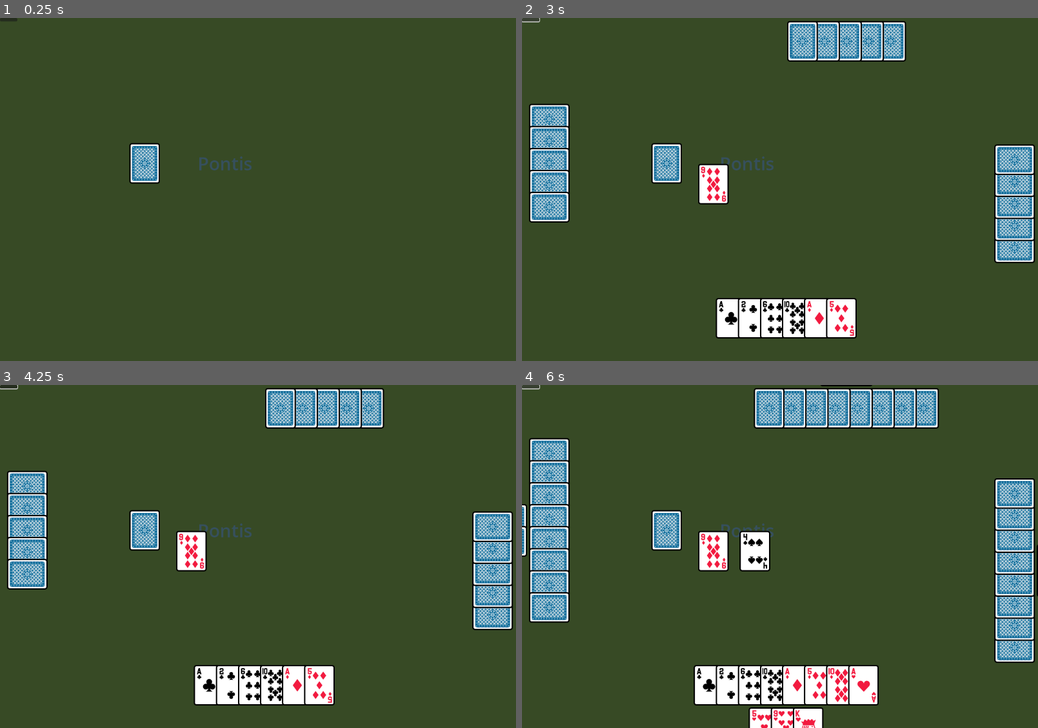
Above: before the commit, frames 1-4 (two rows, left to right).
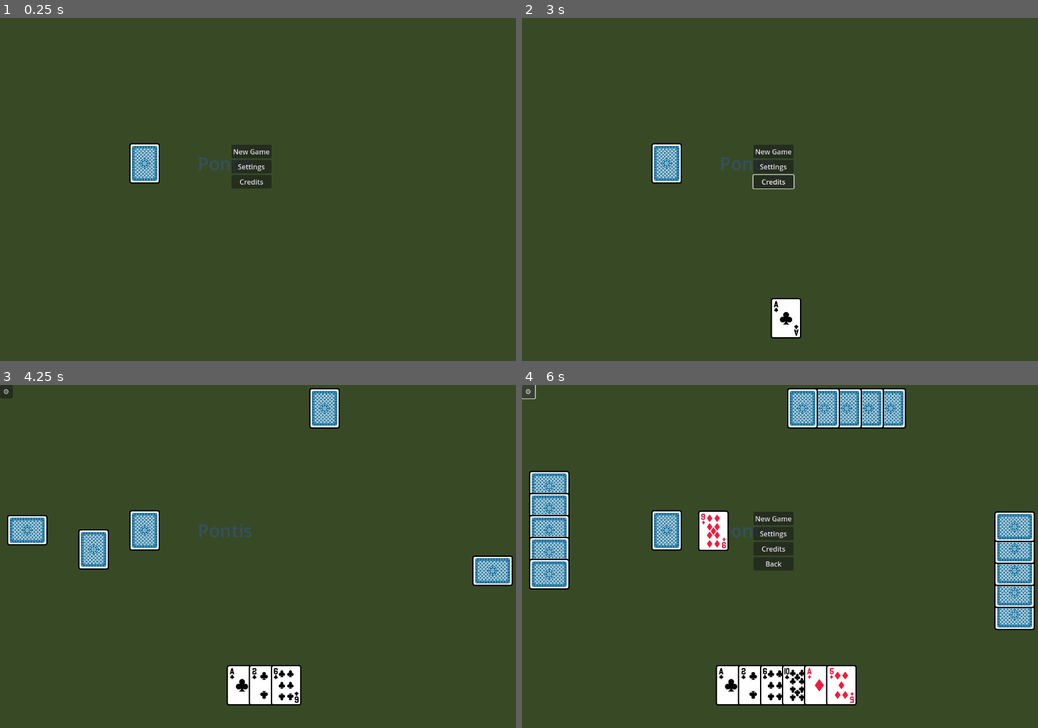
Above: after the commit, the same moments.

Repository: mikhail-zvinchuk/Pontis_Godot
Game: Godot game, scene res://scenes/GameTable.tscn
Same seed, same stepped clock (60 frames per second), same inputs: the game is played once before the commit and once after it.
Inputs (mouse positions are in pixels of both pictures, inside the frame that each line leads up to):
- Up to frame 1 (0.25 s): no input
- Up to frame 2 (3 s): click (666, 162) at 0.5 s; click (774, 165) at 1.25 s, where only the run after the commit has a clickable "Settings"; click (774, 182) at 2 s, where only the run after the commit has a clickable "Credits"; click (532, 21) at 2.77 s
- Up to frame 3 (4.25 s): click (252, 518) at 3.5 s, where only the run after the commit has a clickable "New Game"
- Up to frame 4 (6 s): click (527, 391) at 4.25 s, where only the run after the commit has a clickable "⚙"; click (774, 563) at 5 s, where only the run after the commit has a clickable "Back"; click (532, 388) at 5.77 s

The runs differ from the first frame. In frame 1, 0.9% of the frame differs, in the area x 0-53%, y 0-50%; in frame 2, 13%; in frame 3, 10%; in frame 4, 15%, in the area x 0-100%, y 0-100%.

Commit message:
Adds lot's of small improvements

Diff:
--- /dev/null
+++ b/scenes/Credits.tscn
@@ -0,0 +1,15 @@
+[gd_scene format=3 uid="uid://vscfv8gneg0"]
+
+[node name="Credits" type="Control"]
+layout_mode = 3
+anchors_preset = 15
+anchor_right = 1.0
+anchor_bottom = 1.0
+grow_horizontal = 2
+grow_vertical = 2
+
+[node name="Label" type="Label" parent="."]
+layout_mode = 0
+offset_right = 40.0
+offset_bottom = 23.0
+text = "Credits go here"
--- a/scenes/GameTable.tscn
+++ b/scenes/GameTable.tscn
@@ -1,14 +1,16 @@
-[gd_scene load_steps=6 format=3 uid="uid://4nyaa4pbtnlu"]
+[gd_scene load_steps=7 format=3 uid="uid://4nyaa4pbtnlu"]
 
 [ext_resource type="PackedScene" uid="uid://cie6s8373brxb" path="res://scenes/ParticipantsHand.tscn" id="1_5j8fh"]
 [ext_resource type="PackedScene" uid="uid://bq517aew6pkkl" path="res://scenes/Deck.tscn" id="1_cdw03"]
 [ext_resource type="Script" path="res://scripts/GameTable.gd" id="1_r2y23"]
 [ext_resource type="PackedScene" uid="uid://csm72u71wllj7" path="res://scenes/PlayersField.tscn" id="2_0lhrf"]
 [ext_resource type="PackedScene" uid="uid://c7kiu5mm8n877" path="res://scenes/Pontis.tscn" id="2_2bwdj"]
+[ext_resource type="PackedScene" uid="uid://fahpglxxt0j" path="res://scenes/Menu.tscn" id="6_j2clm"]
 
-[node name="Node2D" type="Node"]
+[node name="Master" type="Node"]
 
 [node name="GameTable" type="Node2D" parent="."]
+unique_name_in_owner = true
 script = ExtResource("1_r2y23")
 
 [node name="ColorRect" type="ColorRect" parent="GameTable"]
@@ -17,6 +19,7 @@
 color = Color(0.215686, 0.290196, 0.145098, 1)
 
 [node name="Deck" parent="GameTable" instance=ExtResource("1_cdw03")]
+unique_name_in_owner = true
 offset_left = 299.0
 offset_top = 290.0
 offset_right = 370.0
@@ -57,11 +60,18 @@
 [node name="ParticipantsHand" parent="PlayersField4" instance=ExtResource("1_5j8fh")]
 position = Vector2(117, 99)
 
-[node name="UI buttons" type="VBoxContainer" parent="."]
-offset_right = 40.0
-offset_bottom = 40.0
+[node name="Menu" parent="." instance=ExtResource("6_j2clm")]
+unique_name_in_owner = true
+offset_left = 535.0
+offset_top = 294.0
+offset_right = 535.0
+offset_bottom = 294.0
 
-[node name="StartGameButton" type="Button" parent="UI buttons"]
-layout_mode = 2
+[node name="SettingsButton" type="Button" parent="."]
+unique_name_in_owner = true
+visible = false
+offset_right = 30.0
+offset_bottom = 31.0
+text = "⚙"
 
-[connection signal="pressed" from="UI buttons/StartGameButton" to="GameTable" method="_on_start_game_button_pressed"]
+[connection signal="pressed" from="SettingsButton" to="Menu" method="_on_settings_button_pressed"]
--- /dev/null
+++ b/scenes/Menu.tscn
@@ -0,0 +1,41 @@
+[gd_scene load_steps=2 format=3 uid="uid://fahpglxxt0j"]
+
+[ext_resource type="Script" path="res://scripts/Menu.gd" id="1_g0mo5"]
+
+[node name="Menu" type="Control"]
+layout_mode = 3
+anchors_preset = 15
+anchor_right = 1.0
+anchor_bottom = 1.0
+grow_horizontal = 2
+grow_vertical = 2
+script = ExtResource("1_g0mo5")
+
+[node name="VBoxContainer" type="VBoxContainer" parent="."]
+layout_mode = 0
+offset_right = 40.0
+offset_bottom = 40.0
+
+[node name="New Game" type="Button" parent="VBoxContainer"]
+layout_mode = 2
+text = "New Game"
+
+[node name="Settings" type="Button" parent="VBoxContainer"]
+layout_mode = 2
+text = "Settings"
+
+[node name="Credits" type="Button" parent="VBoxContainer"]
+layout_mode = 2
+text = "Credits
+"
+
+[node name="Back" type="Button" parent="VBoxContainer"]
+visible = false
+layout_mode = 2
+text = "Back
+"
+
+[connection signal="pressed" from="VBoxContainer/New Game" to="." method="_on_new_game_pressed"]
+[connection signal="pressed" from="VBoxContainer/Settings" to="." method="_on_settings_pressed"]
+[connection signal="pressed" from="VBoxContainer/Credits" to="." method="_on_credits_pressed"]
+[connection signal="pressed" from="VBoxContainer/Back" to="." method="_on_back_pressed"]
--- a/scenes/ParticipantsHand.tscn
+++ b/scenes/ParticipantsHand.tscn
@@ -12,3 +12,6 @@
 offset_bottom = 96.0
 theme_override_constants/h_separation = -20
 alignment = 1
+
+[node name="CardReciever" type="Node2D" parent="."]
+position = Vector2(238, 47)
--- a/scenes/Pontis.tscn
+++ b/scenes/Pontis.tscn
@@ -20,6 +20,11 @@
 
 [node name="CardsContainer" type="HFlowContainer" parent="."]
 layout_direction = 2
+anchors_preset = 4
+anchor_top = 0.5
+anchor_bottom = 0.5
+offset_top = -39.5
 offset_right = 711.0
-offset_bottom = 79.0
-theme_override_constants/h_separation = 25
+offset_bottom = 39.5
+grow_vertical = 2
+theme_override_constants/h_separation = -20
--- /dev/null
+++ b/scenes/Settings.tscn
@@ -0,0 +1,15 @@
+[gd_scene format=3 uid="uid://c0psgy528unnm"]
+
+[node name="Settings" type="Control"]
+layout_mode = 3
+anchors_preset = 15
+anchor_right = 1.0
+anchor_bottom = 1.0
+grow_horizontal = 2
+grow_vertical = 2
+
+[node name="Label" type="Label" parent="."]
+layout_mode = 0
+offset_right = 40.0
+offset_bottom = 23.0
+text = "Settings will be here"
--- /dev/null
+++ b/scripts/Abstractions/NPC.gd
@@ -0,0 +1 @@
+extends Object
--- a/scripts/Participant.gd
+++ b/scripts/Abstractions/Participant.gd
@@ -17,8 +17,10 @@
 	hand = participant_hand
 	dealer = dealler
 	type = player_type
+	hand.card_ready_for_pontis.connect(player_retrun_card)
+	pass
 
-	pass
+
 # Turn consists of several choice groups
 #  Draw card from the deck or from the pontis
 #  - Deck draw choosen
@@ -29,6 +31,8 @@
 #       - Player can't lay the cards from Pontis is they can't lay even one
 #       - If all drawn cards from pontis were layed, player doesn't need to lay anything to the pontis
 #       - If not a card has to be returned to pontis
+
+
 func play_turn():
 	match type:
 		PlayerTypes.HUMAN:
@@ -45,7 +49,8 @@
 
 
 func recieve_card(card):
-	hand.add_to_hand(card)
+	if card:
+		hand.add_to_hand(card)
 	pass
 
 
@@ -56,12 +61,11 @@
 	if card_from_pontis:
 		var cards_from_pontis = get_cards_from_pontis()
 		lay_cards(cards_from_pontis)
-		return_card(cards_from_pontis)
+		npc_return_card(cards_from_pontis)
 	else:
 		recieve_card(dealer.draw_card())
 		lay_cards(null)
-		return_card(null)
-
+		npc_return_card(null)
 	pass
 
 func check_pontis_for_card_that_can_be_layed():
@@ -73,15 +77,24 @@
 	pass
 
 
-func lay_cards(cards_from_pontis):
+func lay_cards(_cards_from_pontis):
 	#TODO add laying
 	pass
 
-func return_card(cards_from_pontis):
-	var cards_in_hand = hand.CardContainer.get_children()
+func player_retrun_card(card):
+	dealer.put_card_on_pontis(card)
+	finsihed_turn.emit()
+
+func npc_return_card(cards_from_pontis):
+	var cards_in_hand = hand.get_cards_in_hand()
+
+	if cards_from_pontis:
+		cards_in_hand += cards_from_pontis
 
 	var choosen_card = cards_in_hand[0]
-	hand.put_to_pontis(choosen_card)
+	choosen_card.toggle_disabled()
+	hand.card_click_handler(choosen_card)
+
 	pass
 
 	#todo real implementatio
--- a/scripts/CardBase.gd
+++ b/scripts/CardBase.gd
@@ -12,25 +12,26 @@
 var CardBackName = "Back_Blue_1"
 @onready
 var CardBackImage = str("res://assets/cards/",CardBackName,".png")
+var CardFrontImage = null
+var revealed = false
 
 # Called when the node enters the scene tree for the first time.
 func _ready():
 	CardName = CardInfo[3]
-	var CardFrontImage = str("res://assets/cards/",CardInfo[3],".png")
+	CardFrontImage = str("res://assets/cards/",CardInfo[3],".png")
 	$Card.texture_disabled = load(CardBackImage)
-	$Card.texture_normal = load(CardFrontImage)
-
-
-# Called every frame. 'delta' is the elapsed time since the previous frame.
-func _process(delta):
-	pass
-
-
+	$Card.texture_normal = load(CardBackImage)
+	toggle_disabled()
 
 func toggle_disabled():
 	$Card.disabled = !$Card.disabled
 	pass
 
+func reveal():
+	if not revealed:
+		revealed = true
+		$Card.texture_disabled = load(CardFrontImage)
+		$Card.texture_normal = load(CardFrontImage)
 
 
 func _on_texture_button_pressed():
--- a/scripts/Deck.gd
+++ b/scripts/Deck.gd
@@ -72,7 +72,15 @@
 	pass # Replace with function body.
 
 func draw_card():
-	return DeckCurrent.pop_front()
+	var card = DeckCurrent.pop_front()
+
+	if DeckCurrent.is_empty():
+		self.set_visible(false)
+		return null
+	#self.add_child(card)
+	card.position = self.global_position - Vector2(250,250)
+	card.set_visible(true)
+	return card
 
 func shuffle():
 	pass
@@ -84,6 +92,7 @@
 	for deck_entry in DeckComposition:
 		var card = CardBase.instantiate()
 		card.CardInfo = CardDatabase.DATA[deck_entry]
+
 		for times in DeckComposition[deck_entry]:
 			DeckCurrent.append(card)
 	pass
--- a/scripts/GameTable.gd
+++ b/scripts/GameTable.gd
@@ -7,7 +7,7 @@
 const CardSize = Vector2(125,175)
 const CardBase = preload("res://scenes/CardBase.tscn")
 const PlayerHand = preload("res://scripts/ParticipantsHand.gd")
-const Participant = preload("res://scripts/Participant.gd")
+const Participant = preload("res://scripts/Abstractions/Participant.gd")
 var CardSelected = []
 
 @onready var  Deck = $Deck
@@ -28,7 +28,7 @@
 	 	Participant.PlayerTypes.HUMAN)
 	player_1.finsihed_turn.connect(next_turn)
 	player_1.finished_game.connect(game_finished)
-	%PlayersField/ParticipantsHand.card_ready_for_pontis.connect(put_card_on_pontis)
+
 
 	player_2 = Participant.new(self,
 		%PlayersField2/ParticipantsHand,
@@ -50,6 +50,8 @@
 
 	players = [player_1, player_2, player_3, player_4]
 
+	%Menu.start_new_game.connect(_on_start_game_button_pressed)
+
 	pass # Replace with function body.
 
 
@@ -59,7 +61,8 @@
 
 func draw_card_from_deck():
 	var card = Deck.draw_card()
-	%PlayersField/ParticipantsHand.add_to_hand(card)
+	if card:
+		%PlayersField/ParticipantsHand.add_to_hand(card)
 
 
 func draw_card():
@@ -68,7 +71,7 @@
 
 
 func _on_start_game_button_pressed():
-
+	%SettingsButton.set_visible(true)
 	#Clean the board, shuffle the deck
 	Deck.shuffle()
 
@@ -80,10 +83,11 @@
 			var drawn_card = Deck.draw_card()
 			#TODO Add animation of card movement
 			players[j].recieve_card(drawn_card)
+			await get_tree().create_timer(0.1).timeout
 
 	#put card on pontis
 	var card = Deck.draw_card()
-	$Pontis.add_card(card)
+	put_card_on_pontis(card)
 
 	#end of dealing
 
@@ -92,11 +96,11 @@
 
 
 func next_turn():
-	if current_player_index < players.size() :
+	if current_player_index < players.size() - 1 :
 		current_player_index += 1
 	else :
 		current_player_index = 0
-
+	await get_tree().create_timer(0.2).timeout
 	players[current_player_index].play_turn()
 
 	pass
--- /dev/null
+++ b/scripts/Menu.gd
@@ -0,0 +1,37 @@
+extends Control
+
+signal start_new_game
+
+# Called when the node enters the scene tree for the first time.
+func _ready():
+	pass # Replace with function body.
+
+
+# Called every frame. 'delta' is the elapsed time since the previous frame.
+func _process(delta):
+	pass
+
+
+func _on_new_game_pressed():
+	self.set_visible(false)
+	$VBoxContainer/Back.set_visible(true)
+	start_new_game.emit()
+	pass # Replace with function body.
+
+
+func _on_settings_pressed():
+	pass # Replace with function body.
+
+
+func _on_credits_pressed():
+	pass # Replace with function body.
+
+
+func _on_settings_button_pressed():
+	self.set_visible(true)
+	pass # Replace with function body.
+
+
+func _on_back_pressed():
+	self.set_visible(false)
+	pass # Replace with function body.
--- a/scripts/ParticipantsHand.gd
+++ b/scripts/ParticipantsHand.gd
@@ -9,23 +9,38 @@
 func _ready():
 	pass # Replace with function body.
 
-
-# Called every frame. 'delta' is the elapsed time since the previous frame.
-func _process(delta):
-	pass
+func get_cards_in_hand():
+	return $CardContainer.get_children()
 
 func add_to_hand(card):
+	%Deck.add_child(card)
+	card.set_visible(true)
+	var tween = get_tree().create_tween()
+	var delta_x =  $CardReciever.global_position.x
+	var delta_y =  $CardReciever.global_position.y
+
+	tween.tween_property(card, "global_position", Vector2(delta_x, delta_y),0.2)
+	await tween.finished
+
+
 	card.card_clicked.connect(card_click_handler)
-	if not active_player:
+	if active_player:
 		card.toggle_disabled()
-	$CardContainer.add_child(card)
+		card.reveal()
+	#$CardContainer.add_child(card)
+	card.reparent($CardContainer)
+
+
+
 
 func put_to_pontis(card):
+	card.toggle_disabled()
 	card_ready_for_pontis.emit(card)
 	pass
 
-func lay_combo(combo_list):
+func lay_combo(_combo_list):
 	pass
 
 func card_click_handler(card):
+	$CardContainer.remove_child(card)
 	put_to_pontis(card)
--- a/scripts/Pontis.gd
+++ b/scripts/Pontis.gd
@@ -6,10 +6,6 @@
 	pass # Replace with function body.
 
 
-# Called every frame. 'delta' is the elapsed time since the previous frame.
-func _process(delta):
-	pass
-
-
 func add_card(card):
 	$CardsContainer.add_child(card)
+	card.reveal()
